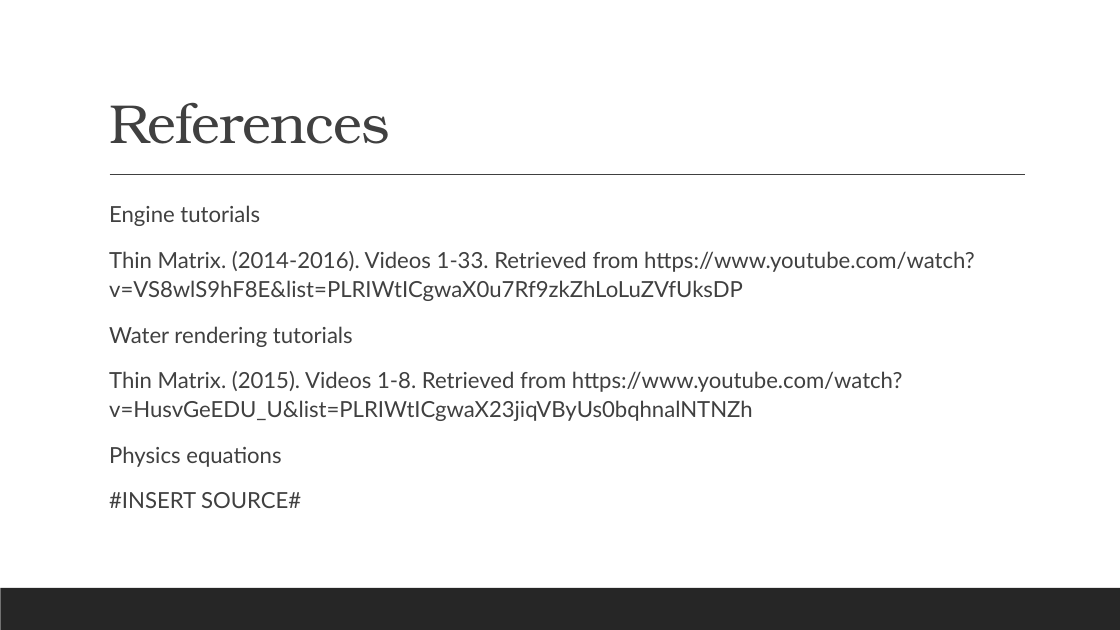
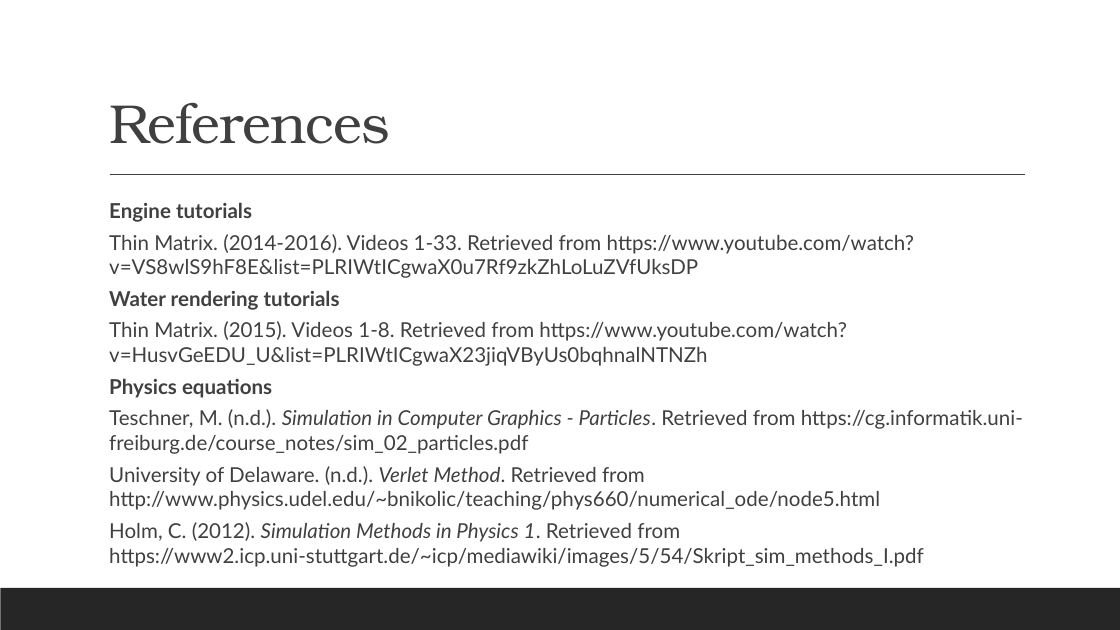
Before and after one commit to renesteeman/Project1-2_Group4, a slide deck: slide 18 of Crazy Putting phase 2.pptx (slide 16 before the commit). Drawn at 1120x630 pixels with LibreOffice and Linux fonts; fonts in the diff are those of the drawing. Boxes give left, top, right and bottom in pixels: in the first picture for what was removed or moved away, otherwise in the second. Text is boxed around its words. In the diff, an @@ line names an element or a change of style, - is before the commit and + after.

Commit message:
Added formulas and references

```diff
--- a/Crazy Putting phase 2.pptx
+++ b/Crazy Putting phase 2.pptx
@@ text at (109,202,914,398): size 19 to 17.6 pt in "Engine tutorials", "Thin Matrix. (2014-2016). Videos 1-33. Retrieved from ...", "Water rendering tutorials", "Thin Matrix. (2015). Videos 1-8. Retrieved from ..." and 1 more places; bold on in "Engine tutorials", "Water rendering tutorials", "Physics equations"; line spacing 1.1 to 1; less space between paragraphs @@
@@ text at (109,409,1023,567): text changed; size 19 to 17.6 pt @@
-  #INSERT SOURCE#
+  Teschner, M. (n.d.). Simulation in Computer Graphics - Particles. Retrieved from https://cg.informatik.uni-freiburg.de/course_notes/sim_02_particles.pdf
+  University of Delaware. (n.d.). Verlet Method. Retrieved from http://www.physics.udel.edu/~bnikolic/teaching/phys660/numerical_ode/node5.html
+  Holm, C. (2012). Simulation Methods in Physics 1. Retrieved from https://www2.icp.uni-stuttgart.de/~icp/mediawiki/images/5/54/Skript_sim_methods_I.pdf
```
Also in this commit, not shown: 2 other slides changed, 2 slides added, 1 other file.
